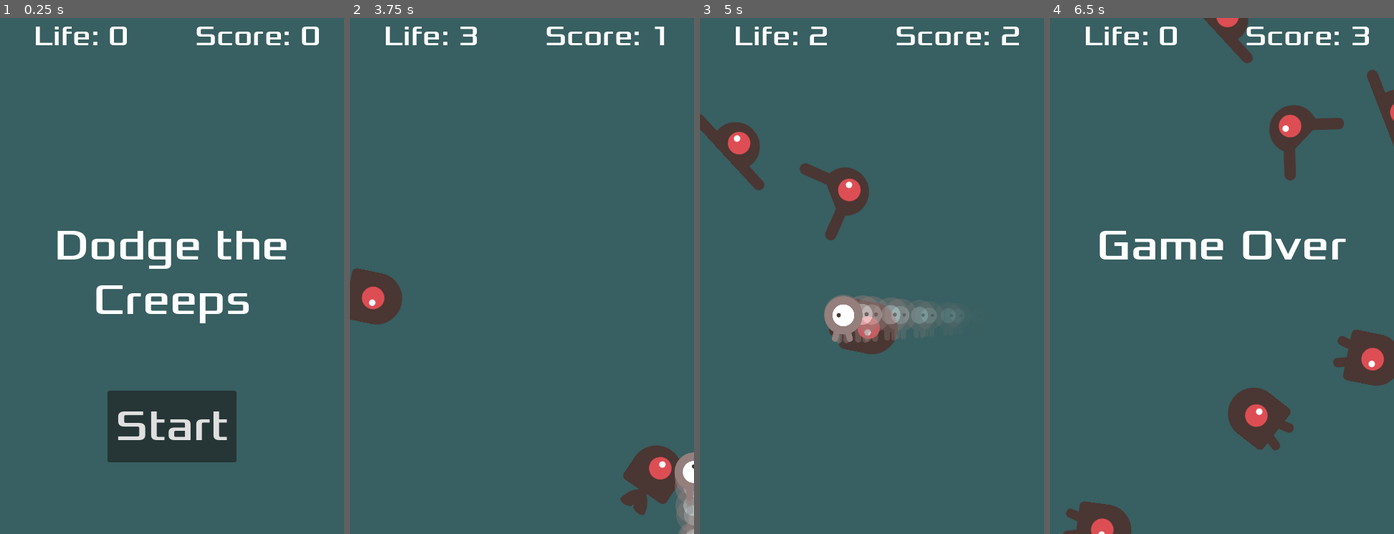
Above: before the commit, frames 1-4 (left to right).
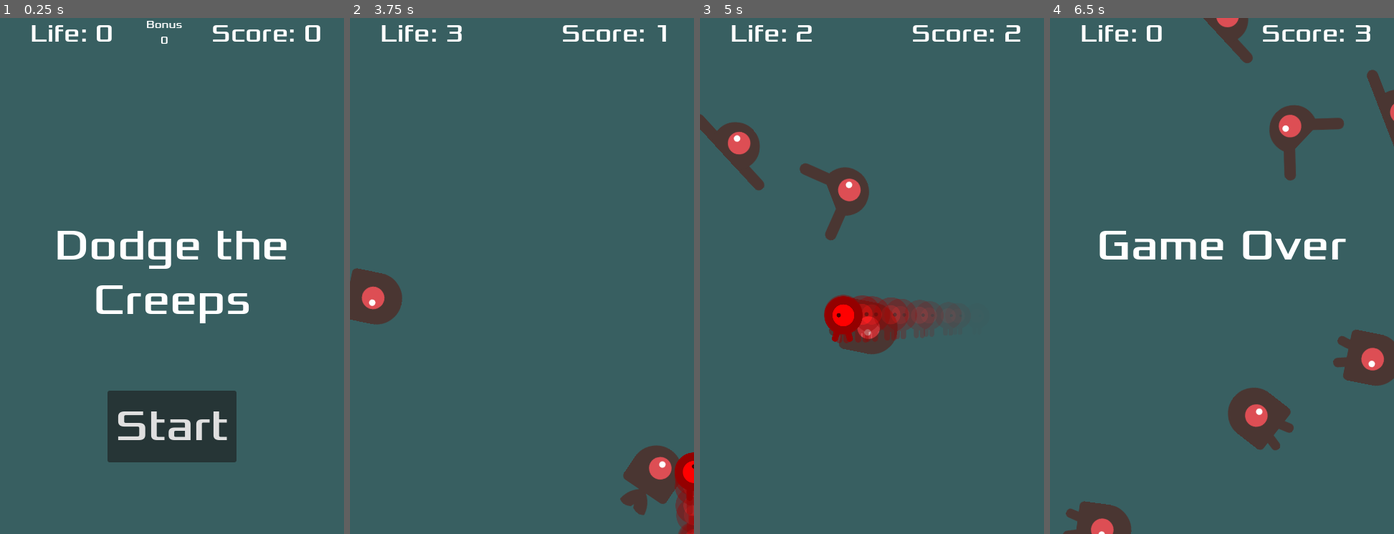
Above: after the commit, the same moments.

Repository: Indronil-Prince/Indronil-Prince.github.io
Game: Godot game, scene res://main.tscn
Same seed, same stepped clock (60 frames per second), same inputs: the game is played once before the commit and once after it.
Inputs:
- Up to frame 1 (0.25 s): no input
- Up to frame 2 (3.75 s): click "Start" at 0.5 s; hold D (move_right) 1.28-2.03 s; hold S (move_down) 2.03-2.78 s; hold D (move_right) 2.78-3.53 s; hold W (move_up) from 3.53 s (still down)
- Up to frame 3 (5 s): release W (move_up) at 4.28 s; hold A (move_left) from 4.28 s (still down)
- Up to frame 4 (6.5 s): release A (move_left) at 5.78 s; hold S (move_down) from 5.78 s (still down)

The runs differ from the first frame. In frame 1, 1.3% of the frame differs, in the area x 9-94%, y 0-6%; in frame 2, 1.9%; in frame 3, 3.7%, in the area x 9-94%, y 1-64%; in frame 4, 1.2%.

Commit message:
life-and-bonus-updated

Diff:
--- a/hud.gd
+++ b/hud.gd
@@ -24,6 +24,19 @@
 func update_life(life):
 	$LifeLabel.text = "Life: " + str(life)
 
+func update_bonus(bonus):
+	if bonus == 0:
+		var timer = Timer.new()  # Create a new Timer instance
+		timer.wait_time = 0.5  # Set the timer to the desired duration
+		timer.one_shot = true  # Make sure the timer only runs once
+		add_child(timer)  # Add the timer to this node
+		timer.start()
+		await timer.timeout  # Wait for the timer to finish
+		$BonusLabel.text = "   "
+	else:
+		$BonusLabel.text = "Bonus\n+" + str(bonus)
+
+
 func _on_StartButton_pressed():
 	$StartButton.hide()
 	start_game.emit()
--- a/hud.tscn
+++ b/hud.tscn
@@ -15,23 +15,36 @@
 [node name="ScoreLabel" type="Label" parent="."]
 anchors_preset = 10
 anchor_right = 1.0
-offset_left = 241.0
+offset_left = 265.0
 offset_bottom = 78.0
 grow_horizontal = 2
 theme_override_fonts/font = ExtResource("2_2jm3i")
-theme_override_font_sizes/font_size = 40
+theme_override_font_sizes/font_size = 35
 text = "Score: 0"
 horizontal_alignment = 1
 
 [node name="LifeLabel" type="Label" parent="."]
 anchors_preset = 10
 anchor_right = 1.0
-offset_right = -253.0
+offset_right = -280.0
 offset_bottom = 78.0
 grow_horizontal = 2
 theme_override_fonts/font = ExtResource("2_2jm3i")
-theme_override_font_sizes/font_size = 40
+theme_override_font_sizes/font_size = 35
 text = "Life: 0"
+horizontal_alignment = 1
+
+[node name="BonusLabel" type="Label" parent="."]
+anchors_preset = 10
+anchor_right = 1.0
+offset_left = 191.0
+offset_right = -211.0
+offset_bottom = 54.0
+grow_horizontal = 2
+theme_override_fonts/font = ExtResource("2_2jm3i")
+theme_override_font_sizes/font_size = 15
+text = "Bonus
+0"
 horizontal_alignment = 1
 
 [node name="MessageLabel" type="Label" parent="."]
--- a/main.gd
+++ b/main.gd
@@ -3,9 +3,11 @@
 @export var mob_scene: PackedScene
 var score
 var life
+var bonus = 0
 
 func game_over():
 	$HUD.update_life(0)
+	$HUD.update_bonus(0)
 	$ScoreTimer.stop()
 	$MobTimer.stop()
 	$HUD.show_game_over()
@@ -17,10 +19,12 @@
 	get_tree().call_group(&"mobs", &"queue_free")
 	score = 0
 	life = 3
+	bonus = 0
 	$Player.start($StartPosition.position)
 	$StartTimer.start()
 	$HUD.update_score(score)
 	$HUD.update_life(life)
+	$HUD.update_bonus(bonus)
 	$HUD.show_message("Get Ready")
 	$Music.play()
 
@@ -53,8 +57,14 @@
 
 func _on_ScoreTimer_timeout():
 	score += 1
+	if score>0 and score%10==0:
+		bonus+=1
+		$HUD.update_bonus(bonus)
 	$HUD.update_score(score)
-	$HUD.update_life($Player.life)
+	$HUD.update_life($Player.life + bonus)
+	$Player.life = $Player.life + bonus
+	bonus = 0
+	$HUD.update_bonus(bonus)
 
 
 func _on_StartTimer_timeout():
--- a/main.tscn
+++ b/main.tscn
@@ -6,6 +6,7 @@
 [ext_resource type="PackedScene" uid="uid://ccqoreueuxdb7" path="res://hud.tscn" id="4_0qnje"]
 [ext_resource type="AudioStream" uid="uid://q2pf4fr8d0ks" path="res://art/House In a Forest Loop.ogg" id="5_55d8h"]
 [ext_resource type="AudioStream" uid="uid://dw26fpygeag8o" path="res://art/gameover.wav" id="6_hp1r0"]
+[ext_resource type="AudioStream" uid="uid://cslhbl8bgs6ba" path="res://art/HitSound.mp3" id="6_r86qf"]
 
 [sub_resource type="Curve2D" id="1"]
 _data = {
@@ -48,6 +49,10 @@
 
 [node name="Music" type="AudioStreamPlayer" parent="."]
 stream = ExtResource("5_55d8h")
+pitch_scale = 0.9
+
+[node name="HitSound" type="AudioStreamPlayer" parent="."]
+stream = ExtResource("6_r86qf")
 
 [node name="DeathSound" type="AudioStreamPlayer" parent="."]
 stream = ExtResource("6_hp1r0")
--- a/player.gd
+++ b/player.gd
@@ -7,20 +7,19 @@
 var screen_size # Size of the game window.
 var life = 3
 
-
 func _ready():
 	screen_size = get_viewport_rect().size
 	hide()
 
 func _process(delta):
 	var velocity = Vector2.ZERO # The player's movement vector.
-	if Input.is_action_pressed(&"move_right"):
+	if Input.is_action_pressed("move_right"):
 		velocity.x += 1
-	if Input.is_action_pressed(&"move_left"):
+	if Input.is_action_pressed("move_left"):
 		velocity.x -= 1
-	if Input.is_action_pressed(&"move_down"):
+	if Input.is_action_pressed("move_down"):
 		velocity.y += 1
-	if Input.is_action_pressed(&"move_up"):
+	if Input.is_action_pressed("move_up"):
 		velocity.y -= 1
 
 	if velocity.length() > 0:
@@ -33,14 +32,12 @@
 	position = position.clamp(Vector2.ZERO, screen_size)
 
 	if velocity.x != 0:
-		$AnimatedSprite2D.animation = &"right"
+		$AnimatedSprite2D.animation = "right"
 		$AnimatedSprite2D.flip_v = false
-		$Trail.rotation = 0
 		$AnimatedSprite2D.flip_h = velocity.x < 0
 	elif velocity.y != 0:
-		$AnimatedSprite2D.animation = &"up"
+		$AnimatedSprite2D.animation = "up"
 		rotation = PI if velocity.y > 0 else 0
-
 
 func start(pos):
 	position = pos
@@ -49,12 +46,19 @@
 	show()
 	$CollisionShape2D.disabled = false
 
-
 func _on_body_entered(_body):
 	life -= 1
-	#hud.update_life(life)
-	if life == 0:
+	if life > 0:
+		modulate = Color.RED
+		get_parent().get_node("HitSound").play()
+		var timer = Timer.new() # Create a new instance of Timer.
+		timer.wait_time = 0.5 # Set how long the timer should run.
+		timer.one_shot = true # Make sure the timer only runs once.
+		add_child(timer) # Add the timer to the tree so it can start.
+		timer.start()
+		await timer.timeout # Wait for the timer to finish.
+		modulate = Color.WHITE
+	elif life == 0:
 		hide() # Player disappears after being hit.
 		hit.emit()
-		# Must be deferred as we can't change physics properties on a physics callback.
-		$CollisionShape2D.set_deferred(&"disabled", true)
+		$CollisionShape2D.set_deferred("disabled", true)
Not shown, added: art/HitSound.mp3.import
Not shown: 1 places in main.tscn that only renumber resources
Not shown, added: art/HitSound.mp3
